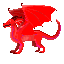
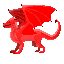
Layer changes from the first 64x64 image to the second:
hid group "rain" (24 layers) over [3, 3, 61, 54]
added group "sand" with 21 layers above "sky" over [3, 3, 61, 54]
added layer "eyes" (5th of 6, in "sand") in group "sand" over [3, 3, 61, 54]
added group "head" (5th of 6, in "sand") with 3 layers in group "sand" over [3, 3, 61, 54]
added layer "spikes" (21st of 29, in "sand" › "head") in group "head" over [3, 3, 61, 54]
added layer "secondary" (18th of 24, in "sand" › "head") in group "head" over [3, 3, 61, 54]
added layer "primary" (21st of 30, in "sand" › "head") in group "head" over [3, 3, 61, 54]
added group "wings" (5th of 6, in "sand") with 3 layers in group "sand" over [3, 3, 61, 54]
added layer "membranes" (6th of 7, in "sand" › "wings") in group "wings" over [3, 3, 61, 54]
added layer "spikes" (22nd of 29, in "sand" › "wings") in group "wings" over [3, 3, 61, 54]
added layer "primary" (22nd of 30, in "sand" › "wings") in group "wings" over [3, 3, 61, 54]
added group "legs" (5th of 6, in "sand") with 2 layers in group "sand" over [3, 3, 61, 54]
added layer "spikes" (23rd of 29, in "sand" › "legs") in group "legs" over [3, 3, 61, 54]
added layer "primary" (23rd of 30, in "sand" › "legs") in group "legs" over [3, 3, 61, 54]
added group "tail" (5th of 6, in "sand") with 4 layers in group "sand" over [3, 3, 61, 54]
added layer "spikes" (24th of 29, in "sand" › "tail") in group "tail" over [3, 3, 61, 54]
added layer "secondary" (19th of 24, in "sand" › "tail") (29%) in group "tail" over [3, 3, 61, 54]
added layer "underscales" (8th of 11, in "sand" › "tail") in group "tail" over [3, 3, 61, 54]
added layer "primary" (24th of 30, in "sand" › "tail") in group "tail" over [3, 3, 61, 54]
added group "body" (5th of 6, in "sand") with 3 layers in group "sand" over [3, 3, 61, 54]
added layer "underscales" (9th of 11, in "sand" › "body") in group "body" over [3, 3, 61, 54]
…and 2 more changes (2 added)
